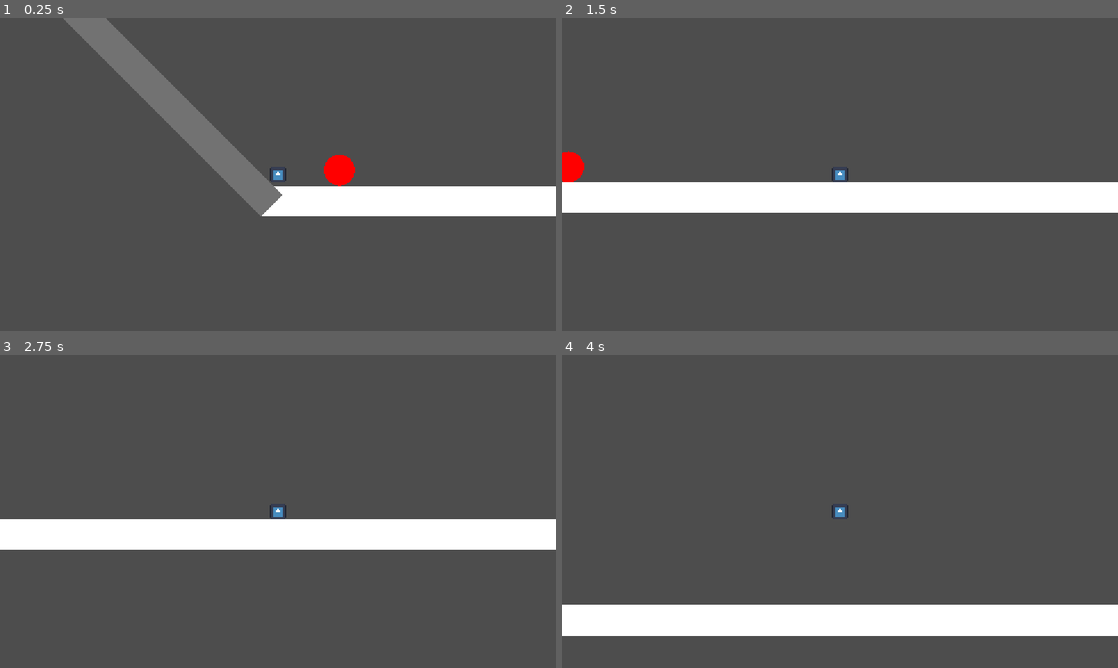
Above: before the commit, frames 1-4 (two rows, left to right).
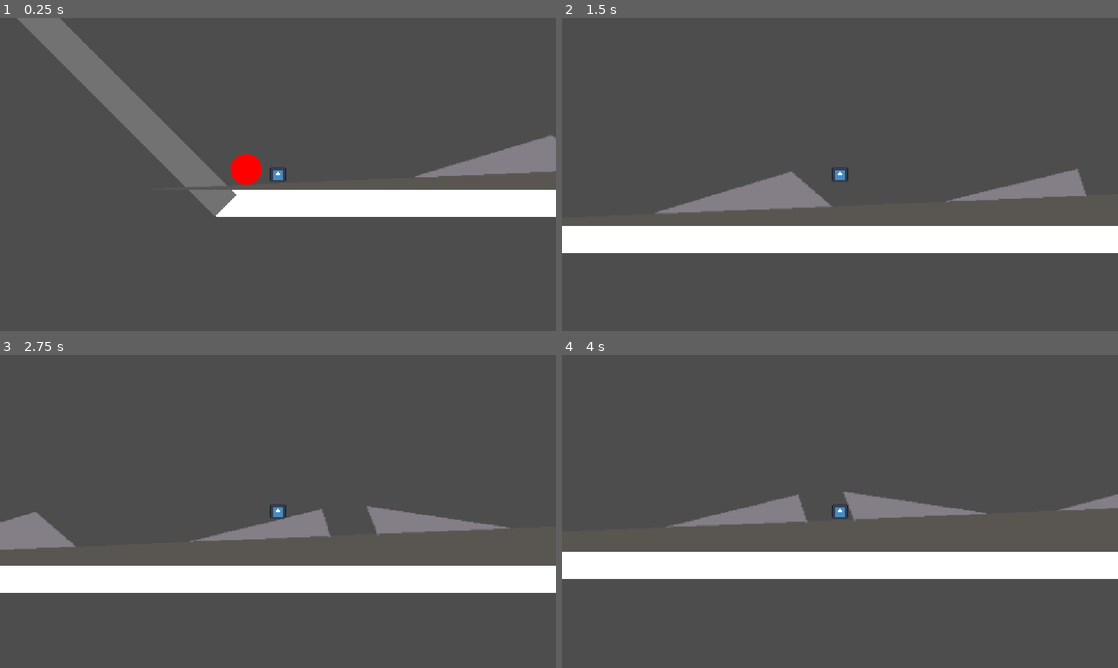
Above: after the commit, the same moments.

Repository: AlanW-bths/NYC-Haven-Jam
Game: Godot game, scene res://Sisyphus.tscn
Two runs of this game, one before a commit and one after it. Both use one fixed random seed, a clock stepped at 60 frames per second and the inputs below. This scene is started directly instead of the project's main scene. The engine's default icon, where the game draws it, is replaced by a stand-in: a white triangle on a blue panel in a dark square.
Inputs:
- Up to frame 1 (0.25 s): no input
- Up to frame 2 (1.5 s): hold Shift (sprint) 0.53-1.28 s; hold Right (right) from 0.53 s (still down); tap Space (jump) at 0.77 s; tap Shift (sprint) at 1.35 s
- Up to frame 3 (2.75 s): tap Space (jump) at 1.52 s; release Right (right) at 2.03 s; hold Left (left) from 2.03 s (still down); hold Shift (sprint) from 2.03 s (still down)
- Up to frame 4 (4 s): release Left (left) at 2.78 s; release Shift (sprint) at 2.78 s; hold Right (right) from 2.78 s (still down); tap Shift (sprint) at 2.85 s; tap Space (jump) at 3.02, 3.77 s; hold Shift (sprint) from 3.53 s (still down)

The runs differ from the first frame. In frame 1, 12% of the frame differs, in the area x 3-100%, y 0-64%; in frame 2, 19%; in frame 3, 19%; in frame 4, 21%, in the area x 0-100%, y 43-90%.

Commit message:
Added Sisyphus Map

Diff:
--- a/do-your-best!/Sisyphus.tscn
+++ b/do-your-best!/Sisyphus.tscn
@@ -2,6 +2,7 @@
 
 [ext_resource type="Script" uid="uid://5vyfvxhy7l66" path="res://PlayerMovement.gd" id="1_0c5gw"]
 [ext_resource type="Texture2D" uid="uid://cg7iwahgbk6fs" path="res://icon.svg" id="2_arf4r"]
+[ext_resource type="Texture2D" uid="uid://pkl422fopq2v" path="res://sisyphus_map.png" id="3_arf4r"]
 
 [sub_resource type="RectangleShape2D" id="RectangleShape2D_5qk0w"]
 size = Vector2(8, 8)
@@ -27,7 +28,7 @@
 [node name="Node2D" type="Node2D" unique_id=1121677183]
 
 [node name="Player" type="CharacterBody2D" parent="." unique_id=676528423]
-position = Vector2(8, 624)
+position = Vector2(32, 624)
 collision_layer = 3
 floor_stop_on_slope = false
 script = ExtResource("1_0c5gw")
@@ -50,7 +51,7 @@
 position = Vector2(-32, 48)
 
 [node name="Ball" type="RigidBody2D" parent="Sisyphus" unique_id=1400348022]
-position = Vector2(72, 576)
+position = Vector2(48, 576)
 collision_layer = 3
 collision_priority = 2.0
 mass = 0.02
@@ -94,3 +95,55 @@
 position = Vector2(-5.684342e-14, -5.9604645e-08)
 scale = Vector2(15.999997, 239.99997)
 mesh = SubResource("QuadMesh_5qk0w")
+
+[node name="Map" type="StaticBody2D" parent="Sisyphus" unique_id=1579771505]
+position = Vector2(1744.0001, 336)
+scale = Vector2(0.698, 0.5)
+
+[node name="SisyphusMap" type="Sprite2D" parent="Sisyphus/Map" unique_id=1618745220]
+texture = ExtResource("3_arf4r")
+
+[node name="Floor1" type="CollisionPolygon2D" parent="Sisyphus/Map" unique_id=1520857355]
+polygon = PackedVector2Array(-2452.7222, 496, -2500, 500, -263.61035, 500, -267.90845, 368, -290.83105, 370, -372.49292, 98, -749.2838, 396, -948.4242, 408, -1527.2207, 362, -1604.5847, 392, -1598.854, 444, -1630.3726, 448, -1630.3726, 400, -1707.7366, 432, -1704.8711, 450, -1732.0918, 454, -1733.5244, 434, -1799.427, 458, -1852.4355, 460, -1958.4529, 438, -1949.8568, 466, -1984.2407, 470, -1991.404, 442, -2088.8252, 476, -2174.7852, 482, -2203.4385, 444, -2303.725, 486)
+
+[node name="Floor2" type="CollisionPolygon2D" parent="Sisyphus/Map" unique_id=187125782]
+polygon = PackedVector2Array(-127.507324, 360, -127.507324, 496, 2500, 498, 2500, 214, 2388.252, 214, 2388.252, 212, 2176.2178, 224, 2163.3237, 160, 2038.6816, 232, 1991.4038, 234, 1977.0771, 186, 1845.272, 244, 1769.3408, 248, 1732.0918, 186, 1588.8252, 258, 1517.1919, 264, 1136.103, 122, 893.98267, 298)
+
+[node name="Island1" type="CollisionPolygon2D" parent="Sisyphus/Map" unique_id=667056994]
+polygon = PackedVector2Array(-1406.877, 328, -921.2035, 284, -916.9055, 162)
+
+[node name="Island2" type="CollisionPolygon2D" parent="Sisyphus/Map" unique_id=1346468821]
+polygon = PackedVector2Array(-863.897, 158, -518.62476, 14, -872.4929, 220)
+
+[node name="Island3" type="CollisionPolygon2D" parent="Sisyphus/Map" unique_id=1435610903]
+polygon = PackedVector2Array(-335.24365, 92, -328.08032, 114, -191.9773, 80, -202.00586, 54)
+
+[node name="Island4" type="CollisionPolygon2D" parent="Sisyphus/Map" unique_id=746933591]
+polygon = PackedVector2Array(-123.20923, 66, 65.90259, 116, 60.171875, 144, -133.23804, 108)
+
+[node name="Island5" type="CollisionPolygon2D" parent="Sisyphus/Map" unique_id=1720960842]
+polygon = PackedVector2Array(-181.94849, 242, -50.14331, 214, -65.90259, 170)
+
+[node name="Island6" type="CollisionPolygon2D" parent="Sisyphus/Map" unique_id=128985066]
+polygon = PackedVector2Array(48.71045, 258, 138.96826, 268, 203.43823, 242, 177.65039, 216, 150.42969, 172)
+
+[node name="Island7" type="CollisionPolygon2D" parent="Sisyphus/Map" unique_id=648608659]
+polygon = PackedVector2Array(121.77637, 124, 257.87964, 82, 266.4756, 100, 124.6416, 138)
+
+[node name="Island8" type="CollisionPolygon2D" parent="Sisyphus/Map" unique_id=1977940836]
+polygon = PackedVector2Array(260.74487, 270, 514.3264, 174, 468.4812, 244)
+
+[node name="Island9" type="CollisionPolygon2D" parent="Sisyphus/Map" unique_id=157144451]
+polygon = PackedVector2Array(348.13745, 88, 482.80786, 88, 482.80786, 110, 348.13745, 110)
+
+[node name="Island10" type="CollisionPolygon2D" parent="Sisyphus/Map" unique_id=1372283868]
+polygon = PackedVector2Array(534.3838, 118, 756.4468, 168, 587.39233, 188)
+
+[node name="Island11" type="CollisionPolygon2D" parent="Sisyphus/Map" unique_id=1997907201]
+polygon = PackedVector2Array(666.18896, 242, 858.166, 182, 925.5012, 170, 869.62744, 236)
+
+[node name="Island12" type="CollisionPolygon2D" parent="Sisyphus/Map" unique_id=345983081]
+polygon = PackedVector2Array(815.18604, 152, 982.80786, 86, 1088.8252, 70)
+
+[node name="Rectangle" type="CollisionPolygon2D" parent="Sisyphus/Map" unique_id=100810552]
+polygon = PackedVector2Array(2388.252, 168, 2500, 168, 2500, 178, 2388.252, 178)
Binary file added: do-your-best!/sisyphus_map.png
Not shown, added: do-your-best!/sisyphus_map.png.import
